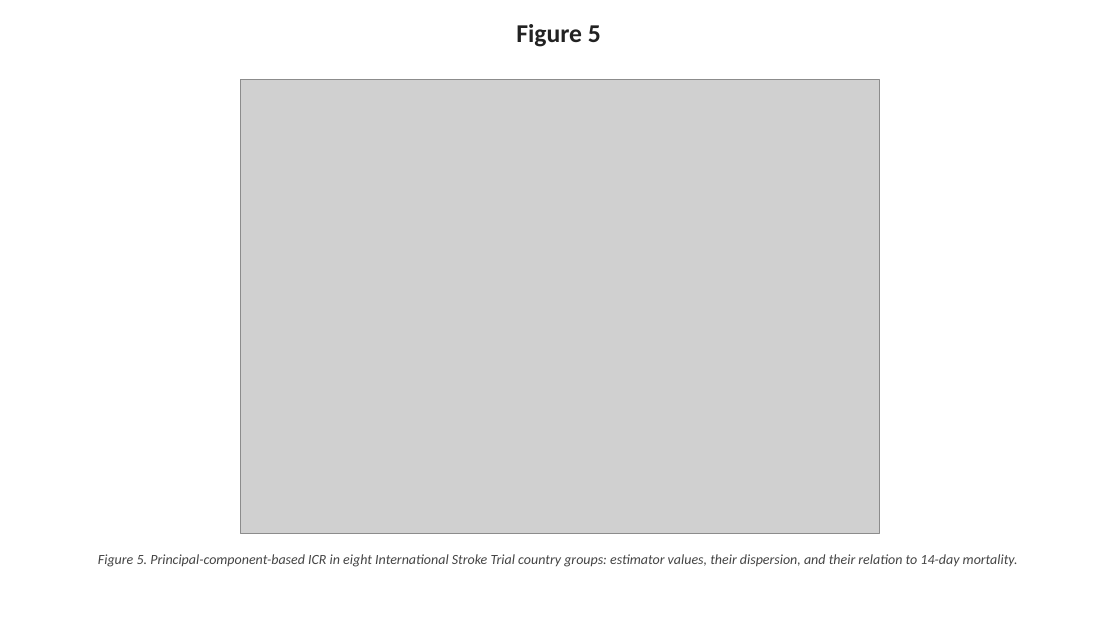
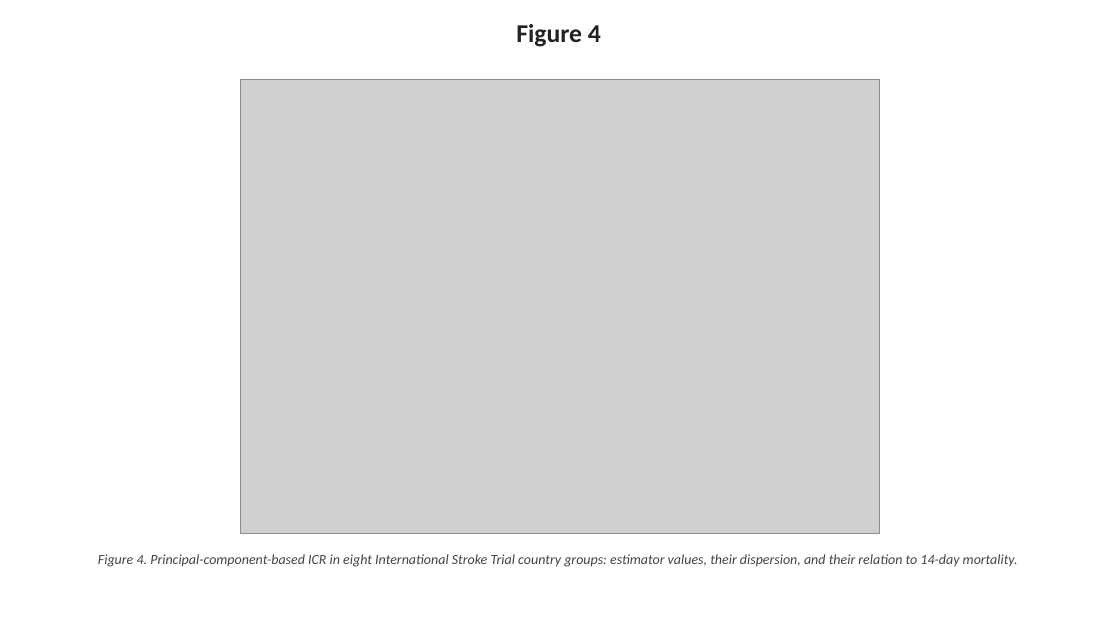
Before and after one commit to bougtoir/linko-icr-paper, a slide deck: slide 6 of icr_paper/LINKO_figures_english.pptx. Drawn at 1120x630 pixels with LibreOffice and Linux fonts; fonts in the diff are those of the drawing; grey boxes stand for pictures. Boxes give left, top, right and bottom in pixels: in the first picture for what was removed or moved away, otherwise in the second. Text is boxed around its words. In the diff, an @@ line names an element or a change of style, - is before the commit and + after.

```diff
--- a/icr_paper/LINKO_figures_english.pptx
+++ b/icr_paper/LINKO_figures_english.pptx
@@ text at (516,24,601,47): text changed @@
-Figure 5
+Figure 4
@@ text at (98,554,1018,567): text changed @@
-Figure 5. Principal-component-based ICR in eight International Stroke Trial country groups: estimator values, their dispersion, and their relation to 14-day mortality.
+Figure 4. Principal-component-based ICR in eight International Stroke Trial country groups: estimator values, their dispersion, and their relation to 14-day mortality.
```
Also in this commit, not shown: 3 other slides changed, 6 other files.
